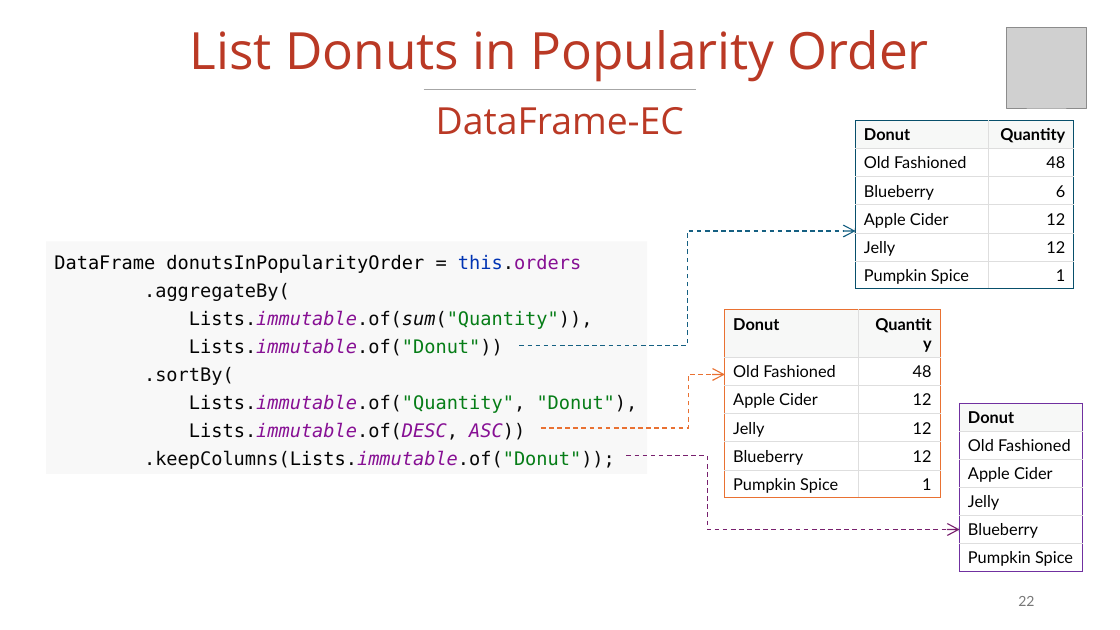
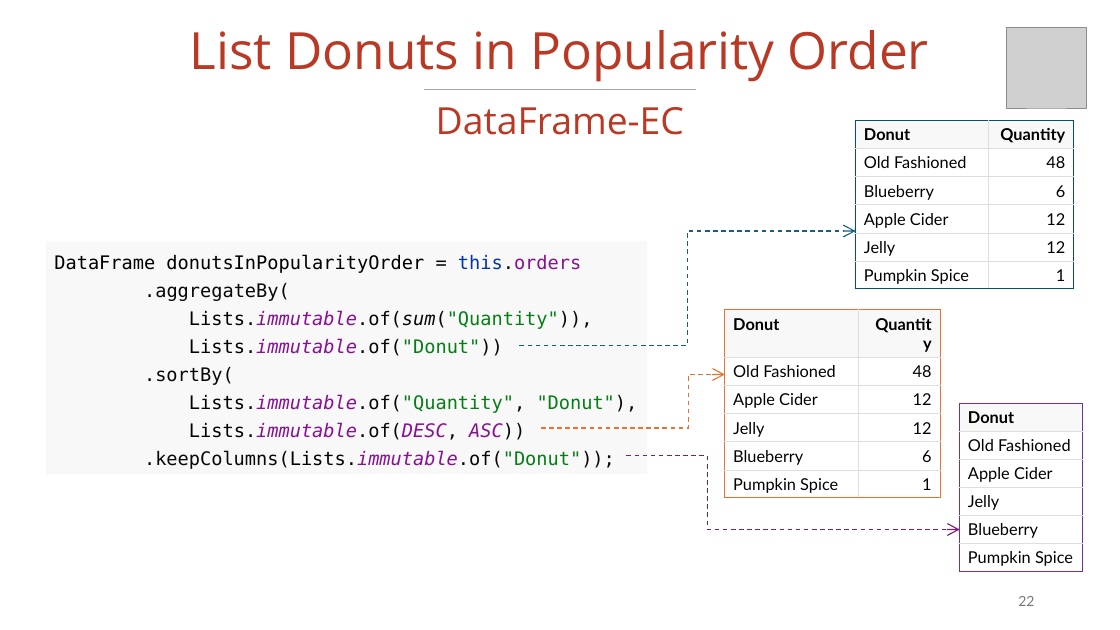
Before and after one commit to vmzakharov/missing-dataframe-talk, a slide deck: slide 22 of presentation/Missing_Dataframe_Short.pptx. Drawn at 1120x630 pixels with LibreOffice and Linux fonts; fonts in the diff are those of the drawing; grey boxes stand for pictures. Boxes give left, top, right and bottom in pixels: in the first picture for what was removed or moved away, otherwise in the second. Text is boxed around its words. In the diff, an @@ line names an element or a change of style, - is before the commit and + after.

```diff
--- a/presentation/Missing_Dataframe_Short.pptx
+++ b/presentation/Missing_Dataframe_Short.pptx
@@ table at [725,310,940,497] @@
-row 5, column 2: 12
+row 5, column 2: 6
```
Also in this commit, not shown: 1 other slide changed, 1 other file.
